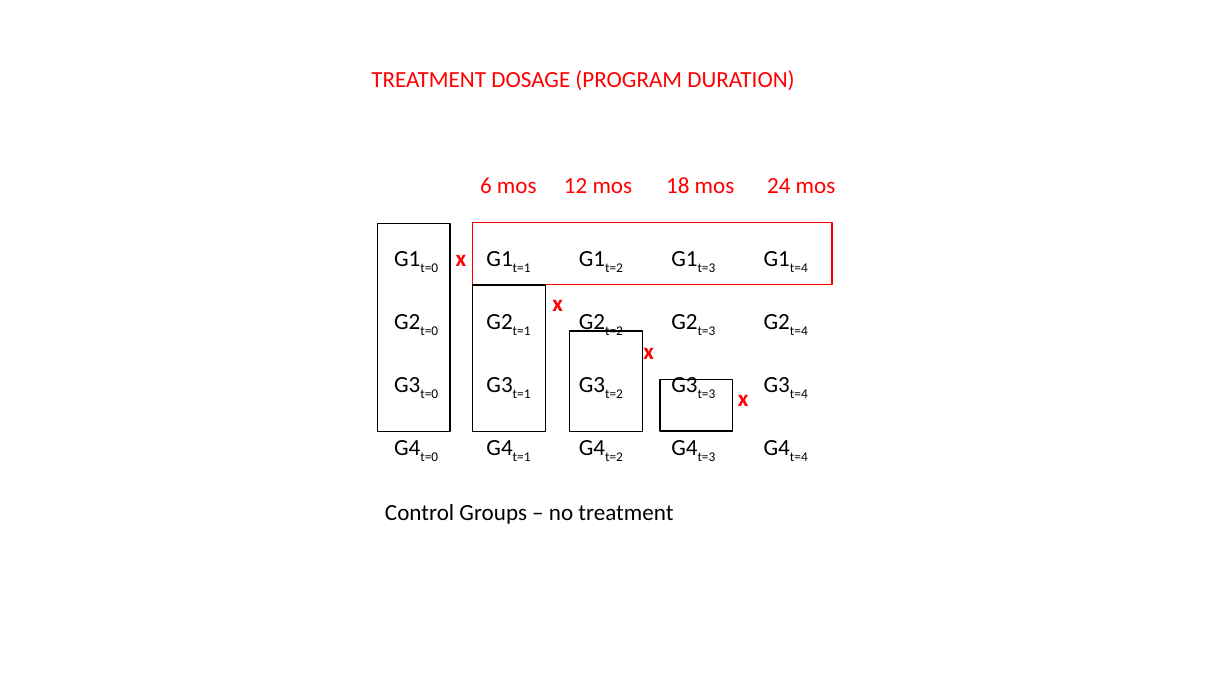
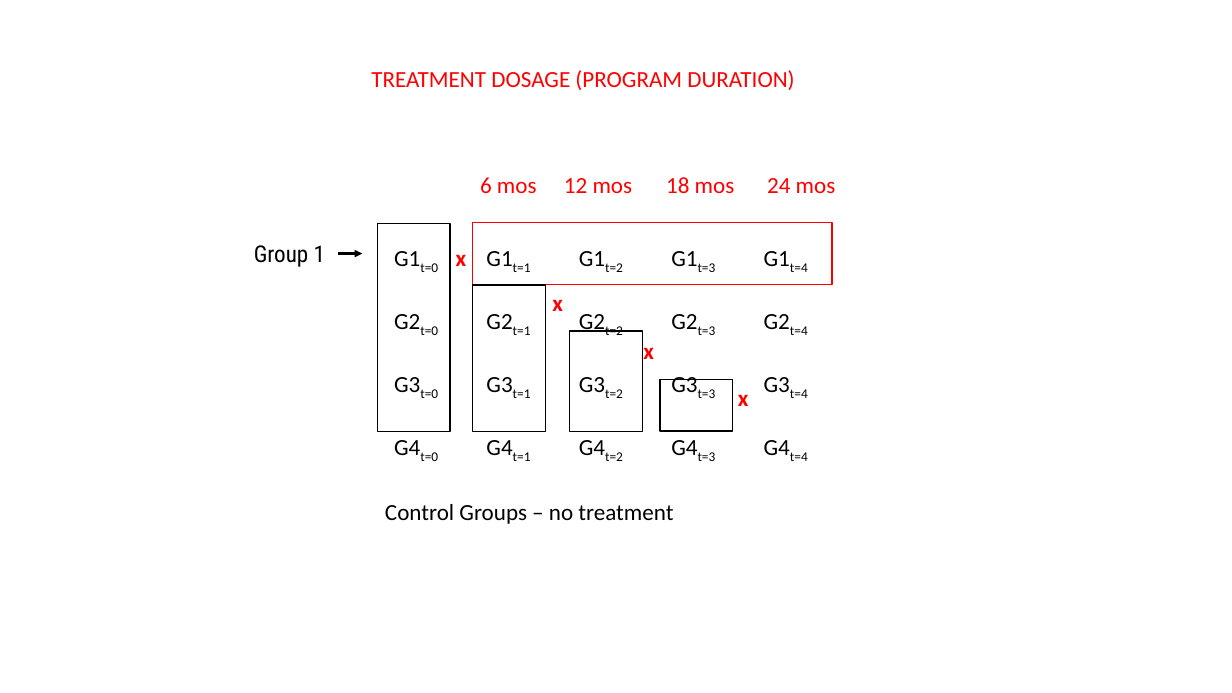
Before and after one commit to Watts-College/cpp-524-fall-2021, a slide deck: slide 8 of lectures/p-01.01-counterfactual-example.pptx (slide 6 before the commit). Drawn at 1232x693 pixels with LibreOffice and Linux fonts; fonts in the diff are those of the drawing. Boxes give left, top, right and bottom in pixels: in the first picture for what was removed or moved away, otherwise in the second. Text is boxed around its words. In the diff, an @@ line names an element or a change of style, - is before the commit and + after.

```diff
--- a/lectures/p-01.01-counterfactual-example.pptx
+++ b/lectures/p-01.01-counterfactual-example.pptx
@@ text added at bbox=[254, 245, 325, 267], 18 pt, text #000000 @@
+Group 1
@@ arrow added from (338, 253) to (362, 253), #000000 2 pt @@
```
Also in this commit, not shown: 14 slides added, 2 other files.
